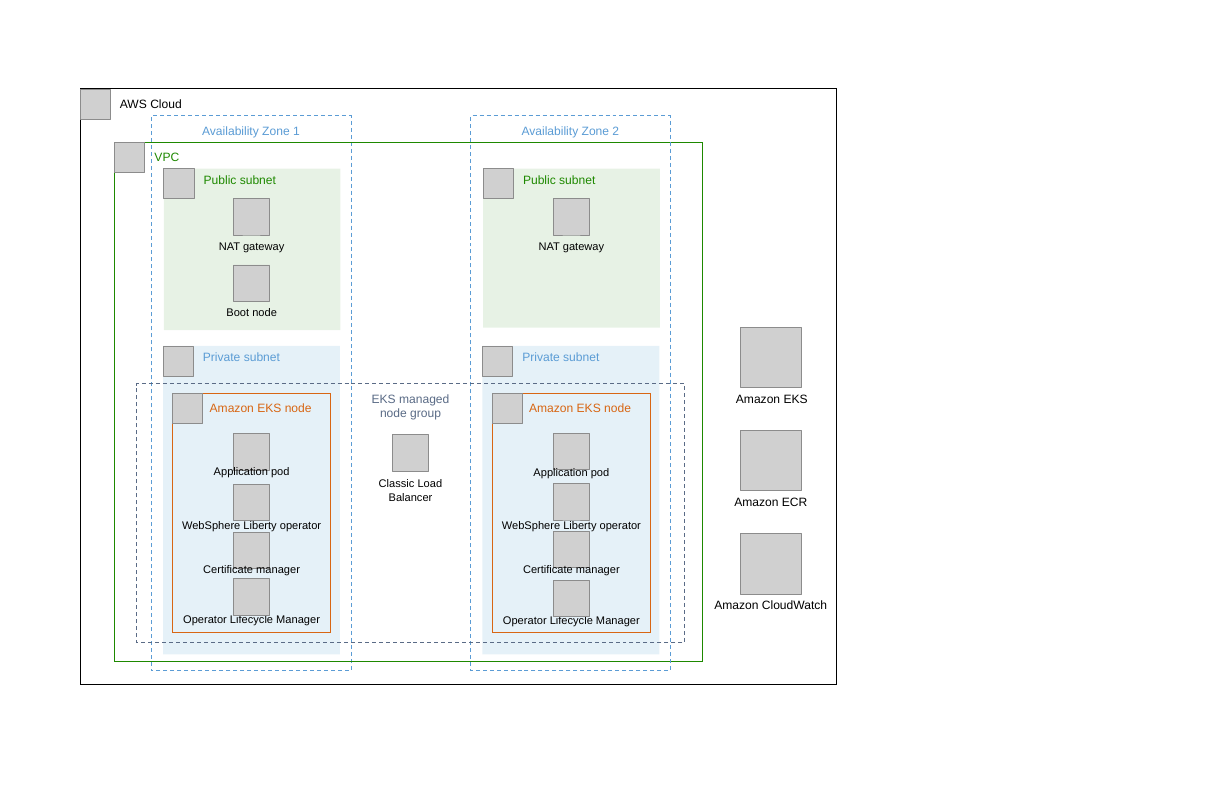
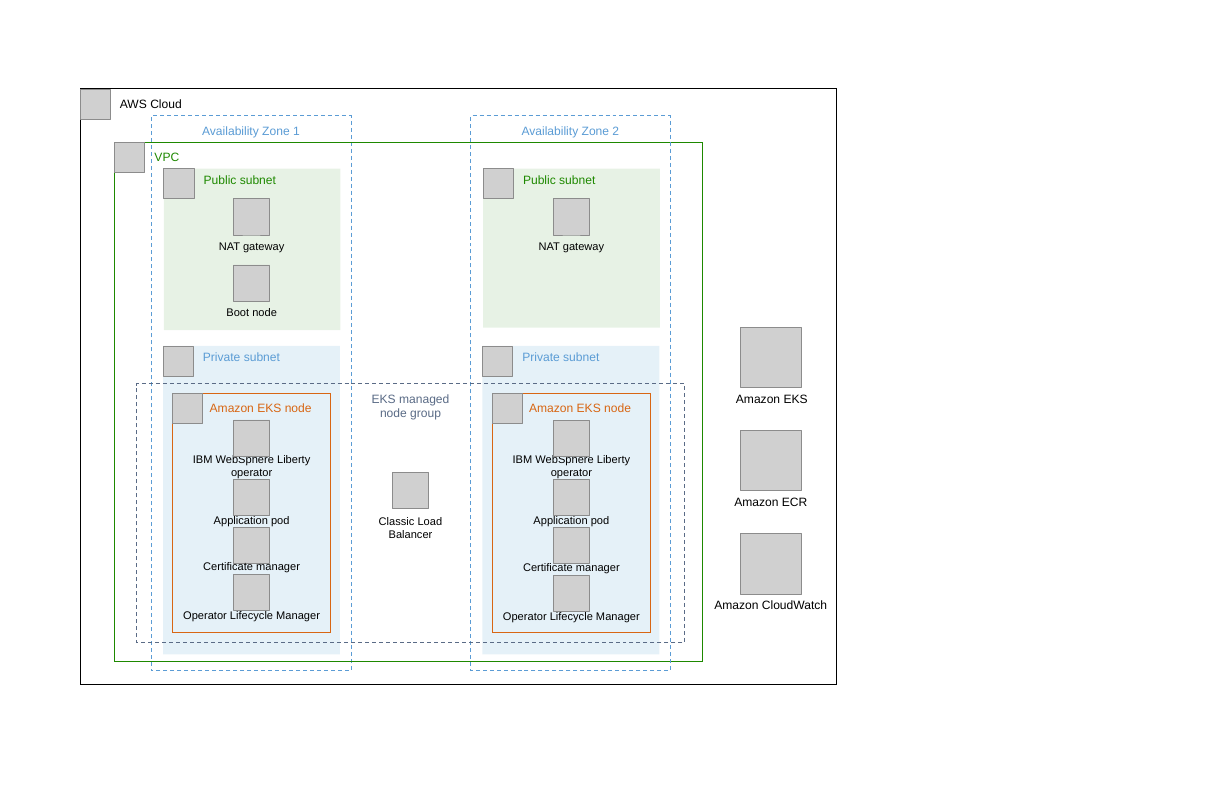
Before and after one commit to aws-quickstart/quickstart-ibm-liberty-eks, a slide deck: slide 1 of docs/deployment_guide/images/ibm-liberty-eks-architecture_diagram.pptx. Drawn at 1232x797 pixels with LibreOffice and Linux fonts; fonts in the diff are those of the drawing; grey boxes stand for pictures. Boxes give left, top, right and bottom in pixels: in the first picture for what was removed or moved away, otherwise in the second. Text is boxed around its words. In the diff, an @@ line names an element or a change of style, - is before the commit and + after.

```diff
--- a/docs/deployment_guide/images/ibm-liberty-eks-architecture_diagram.pptx
+++ b/docs/deployment_guide/images/ibm-liberty-eks-architecture_diagram.pptx
@@ picture: place and size @@
-picture at <box>233,485,270,521</box>
+picture at <box>233,420,270,457</box>
@@ picture: place and size @@
-picture at <box>554,484,590,520</box>
+picture at <box>554,420,590,457</box>
@@ text at <box>193,455,310,479</box>: text changed @@
-WebSphere Liberty operator
+IBM WebSphere Liberty operator
@@ picture: place and size @@
-picture at <box>393,435,429,471</box>
+picture at <box>393,473,429,509</box>
@@ text at <box>513,455,630,478</box>: text changed @@
-WebSphere Liberty operator
+IBM WebSphere Liberty operator
@@ text "Application pod": place and size @@
-text "Application pod" at <box>214,466,289,477</box>
+text "Application pod" at <box>214,515,289,526</box>
@@ picture: place and size @@
-picture at <box>233,434,270,470</box>
+picture at <box>233,480,270,516</box>
@@ picture: place and size @@
-picture at <box>554,433,590,470</box>
+picture at <box>554,480,590,516</box>
@@ text "Classic Load Balancer": place and size @@
-text "Classic Load Balancer" at <box>379,479,443,501</box>
+text "Classic Load Balancer" at <box>379,517,443,538</box>
@@ text "Application pod": place and size @@
-text "Application pod" at <box>533,468,609,478</box>
+text "Application pod" at <box>533,515,609,526</box>
@@ 4 pictures, 3 texts: place and size @@
-4 pictures, 3 texts at <box>183,532,640,627</box>
+4 pictures, 3 texts at <box>183,528,640,622</box>
```
Also in this commit, not shown: 6 other files.
